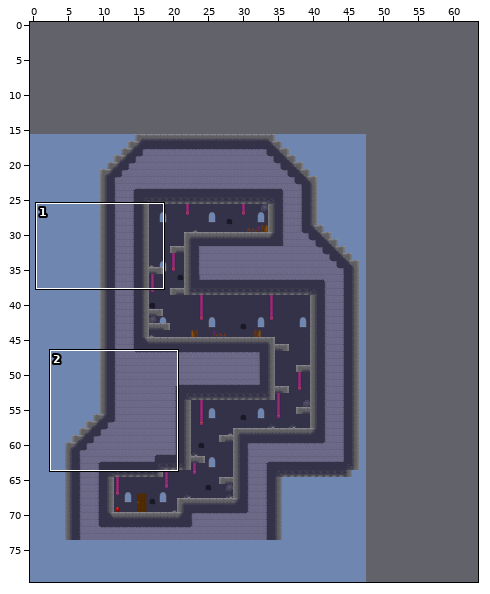
Tiled map, stored at Assets/tower1.tmx. The picture above shows the old version from afar; the outline marks the close-up.
Close-up. Before the edit:
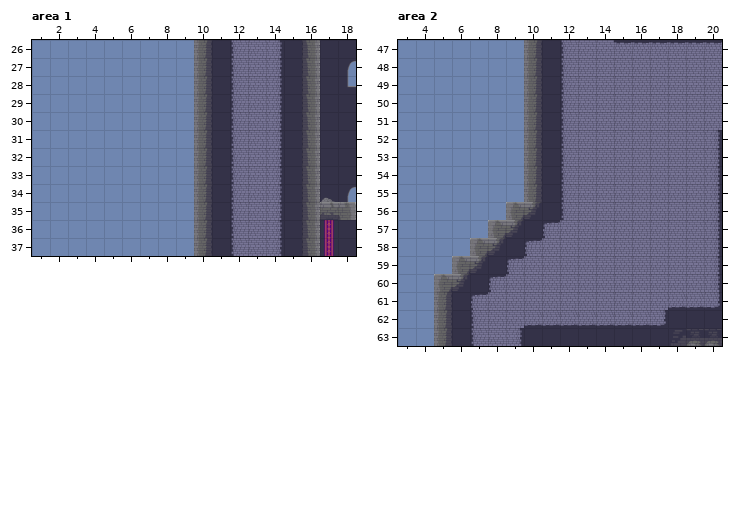
Cells are 64x64 px. Shown: area 1 x 1..18, y 26..37; area 2 x 3..20, y 47..63. The commit also changed other parts of the map, which this record leaves out. The old version is drawn lined up with the new one.
After the commit:
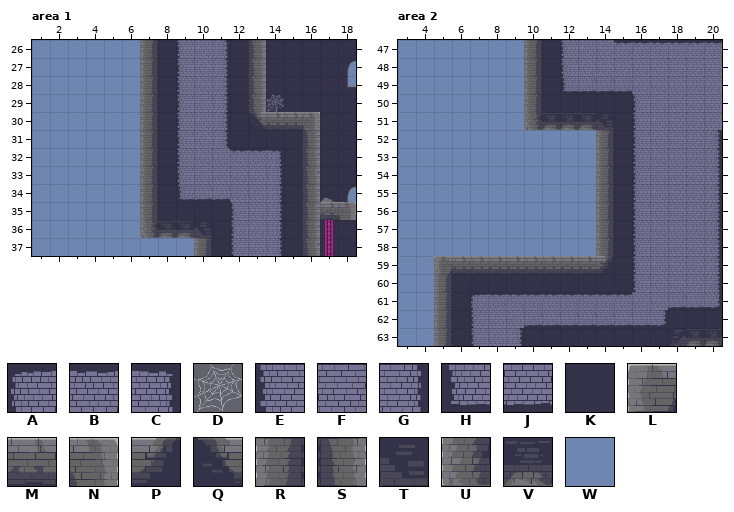
Key: from "Tower Game": A 0, B 1, C 2, D 4 "ToBeCleaned", E 8, F 9, G 10, H 16, J 17, K 24, L 25, M 26, N 27, P 33, Q 35, R 40, S 44, T 49, U 57, V 58, W 80.
_ is an empty cell, # one hidden under a higher layer.
Objects are placed by their top-left corner, in cells (3,4 is the top-left corner of cell 3,4); size is 1x1 cell unless given.
From old to new:
map size 48x64 -> 64x80 cells (old content now starts at 0,16; both pictures use the new coordinates)
Layer "Background", area 1:
y 26..29: x 7..14 WWWRKEFG -> RKEFGKKK
y 30: x 7..14 WWWRKEFG -> RKEFGK##
y 31: x 7..14 WWWRKEFG -> RKEFGKKK
y 32: x 7..14 WWWRKEFG -> RKEFFBBC
y 33: x 7..12 WWWRKE -> RKEFFF
y 34: x 7..12 WWWRKE -> RKHJJF
y 35: x 7..10 WWWR -> RKKK
y 36: x 7..10 WWWR -> UVVT
Layer "Ground", area 1:
y 26..29: x 13 _ -> S; x 16 S -> _
y 30: x 13..16 ___S -> QMMN
Layer "Objects", area 1:
added: D "ToBeCleaned" at 14,29
Layer "Background", area 2:
y 49: x 12..15 EFFF -> HJJJ
y 50: x 12..16 EFFFF -> KKKKE
y 51: x 10..16 RKEFFFF -> UVVVTKE
y 52..55: x 10..16 RKEFFFF -> WWWWRKE
y 56: x 9..16 LPKEFFFF -> WWWWWRKE
y 57: x 8..16 LPKAFFFFF -> WWWWWWRKE
y 58: x 7..16 LPKAFFFFFF -> WWWWWWWRKE
y 59: x 5..16 WLPKAFFFFFFF -> LMMMMMMMMPKE
y 60: x 5..6 LP -> RK; x 8..16 AFFFFFFFF -> KKKKKKKKE
y 61: x 8..15 FFFFFFFF -> BBBBBBBB
Pixel boxes of the changes (left, top, right, bottom) in both close-ups:
changed: (140, 40, 320, 238)
changed: (434, 76, 650, 310)
